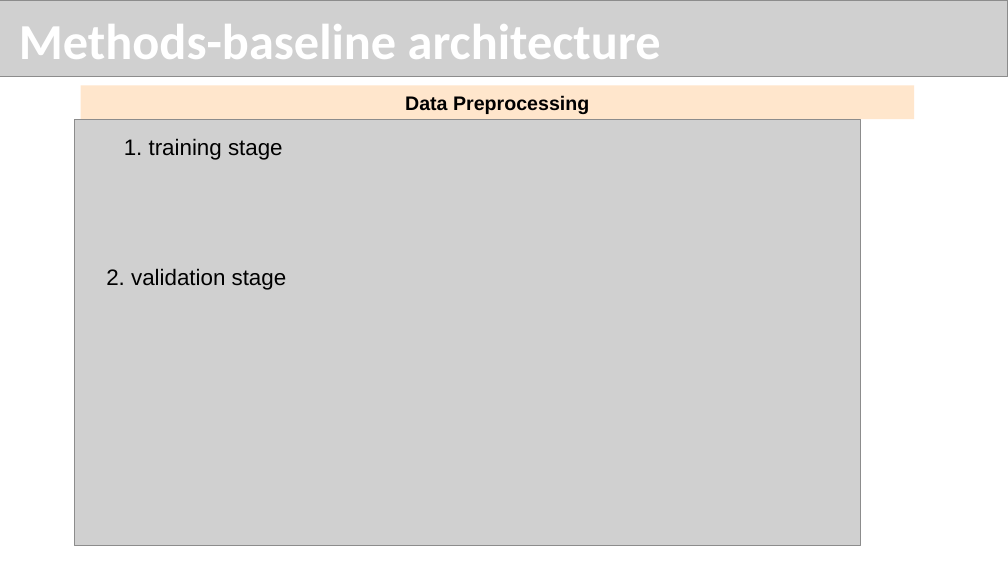
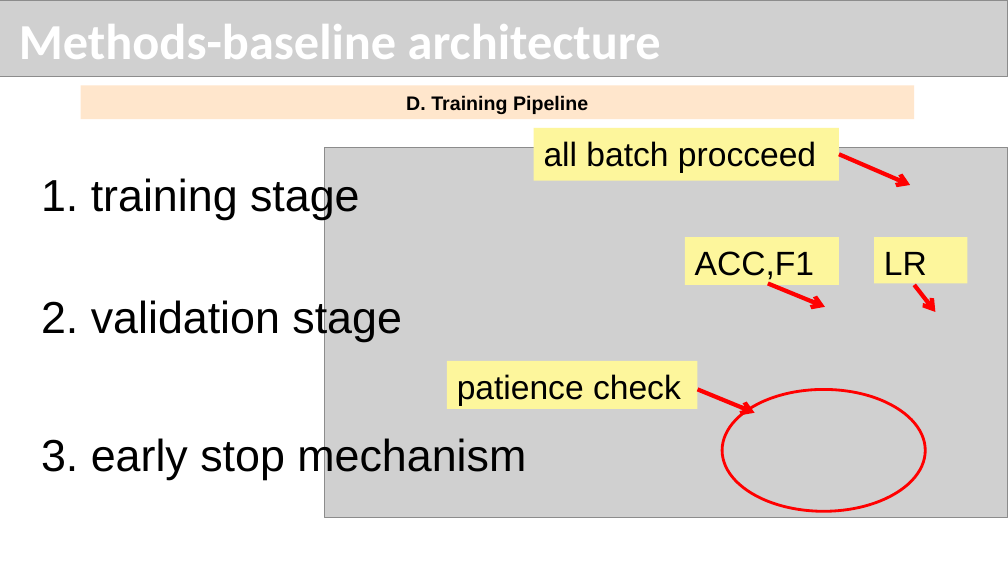
Before and after one commit to zhongjp21-coder/WOA7015_AlternativeAsscement, a slide deck: slide 6 of Report Dir/WOX7001_assignment2_zouting(24201617).pptx. Drawn at 1008x567 pixels with LibreOffice and Linux fonts; fonts in the diff are those of the drawing; grey boxes stand for pictures. Boxes give left, top, right and bottom in pixels: in the first picture for what was removed or moved away, otherwise in the second. Text is boxed around its words. In the diff, an @@ line names an element or a change of style, - is before the commit and + after.

```diff
--- a/Report Dir/WOX7001_assignment2_zouting(24201617).pptx
+++ b/Report Dir/WOX7001_assignment2_zouting(24201617).pptx
@@ text in rectangle at [406, 95, 588, 114]: text changed @@
-Data Preprocessing
+D. Training Pipeline
@@ picture: place and size @@
-picture at [75, 119, 861, 545]
+picture at [325, 147, 1008, 518]
@@ rectangle added at [533, 128, 839, 180], fill #FDF69C, 24 pt, text #000000 @@
+all batch procceed
@@ text "1. training stage" at [41, 176, 360, 220]: size 16 to 32 pt @@
@@ text "1. training stage": place and size @@
-text "1. training stage" at [124, 138, 283, 160]
+text "1. training stage" at [41, 176, 360, 220]
@@ arrow added from (839, 154) to (910, 185), #FF0000 3 pt @@
@@ rectangle added at [684, 237, 839, 284], fill #FDF69C, 24 pt, text #000000 @@
+ACC,F1
@@ rectangle added at [874, 237, 968, 283], fill #FDF69C, 24 pt, text #000000 @@
+LR
@@ text "2. validation stage": place and size @@
-text "2. validation stage" at [106, 268, 287, 290]
+text "2. validation stage" at [41, 298, 402, 342]
@@ text "2. validation stage" at [41, 298, 402, 342]: size 16 to 32 pt @@
@@ arrow added from (768, 283) to (825, 306), #FF0000 3 pt @@
@@ arrow added from (914, 285) to (935, 312), #FF0000 3 pt @@
@@ rectangle added at [447, 361, 698, 408], fill #FDF69C, 24 pt, text #000000 @@
+patience check
@@ arrow added from (698, 389) to (755, 413), #FF0000 3 pt @@
@@ ellipse added at [722, 389, 925, 511], outline #FF0000 2 pt @@
@@ text added at [41, 436, 526, 480], 32 pt, text #000000 @@
+3. early stop mechanism
```
Also in this commit, not shown: 4 other slides changed, 7 slides added, 3 other files.
